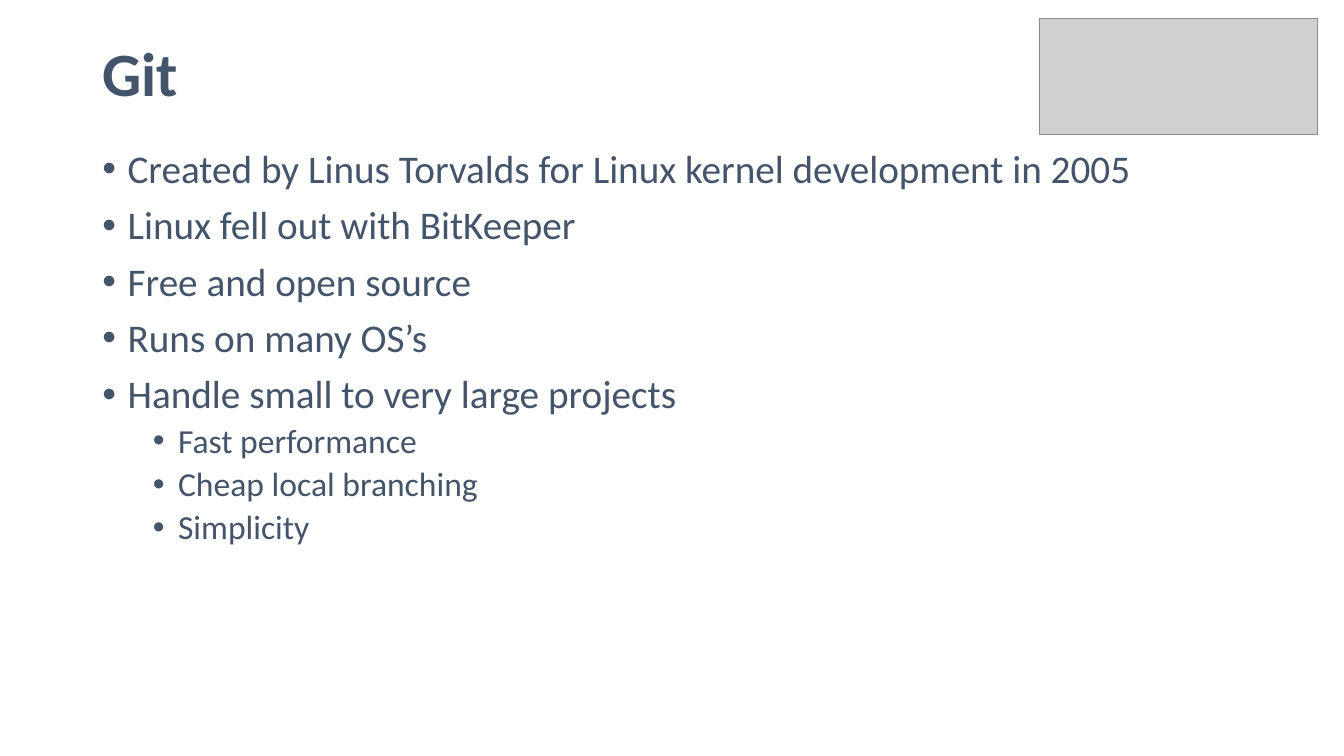
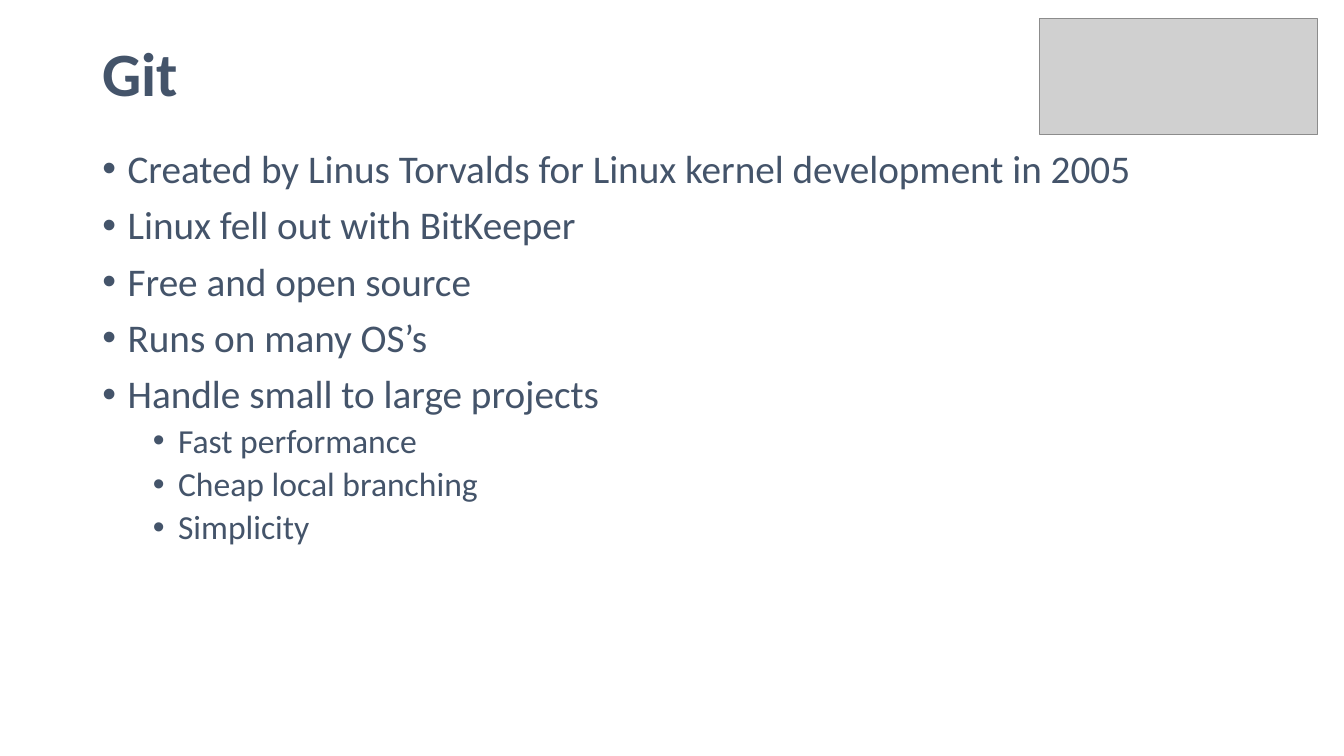
Before and after one commit to noelmcgrath/GitPresentation, a slide deck: slide 7 of Introduction to Git.pptx. Drawn at 1344x756 pixels with LibreOffice and Linux fonts; fonts in the diff are those of the drawing; grey boxes stand for pictures. Boxes give left, top, right and bottom in pixels: in the first picture for what was removed or moved away, otherwise in the second. Text is boxed around its words. In the diff, an @@ line names an element or a change of style, - is before the commit and + after.

```diff
--- a/Introduction to Git.pptx
+++ b/Introduction to Git.pptx
@@ text at (128, 380, 599, 415): text changed @@
-• Handle small to very large projects
+• Handle small to large projects
```
Also in this commit, not shown: 1 other slide changed.
